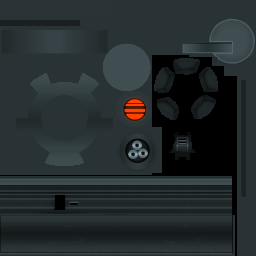
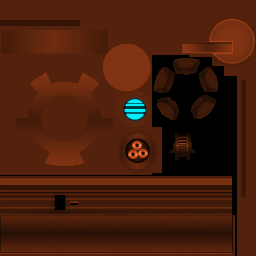
Revision of a layered 256 x 256 image; what changed, layer by layer:
added layer "Shape 8 copy" above "Shape 8" over [124, 99, 146, 120]
hid "Shape 8" over [124, 99, 146, 120]
